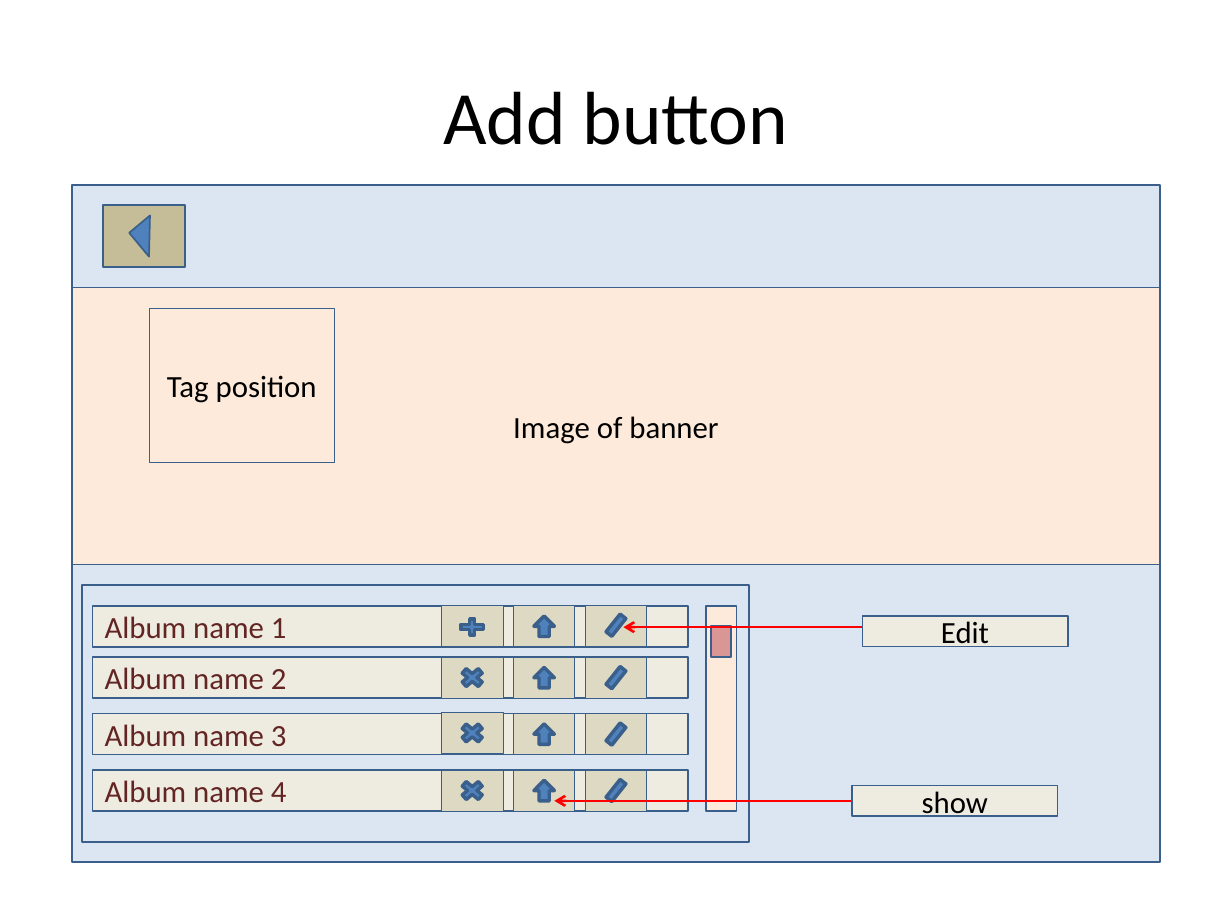
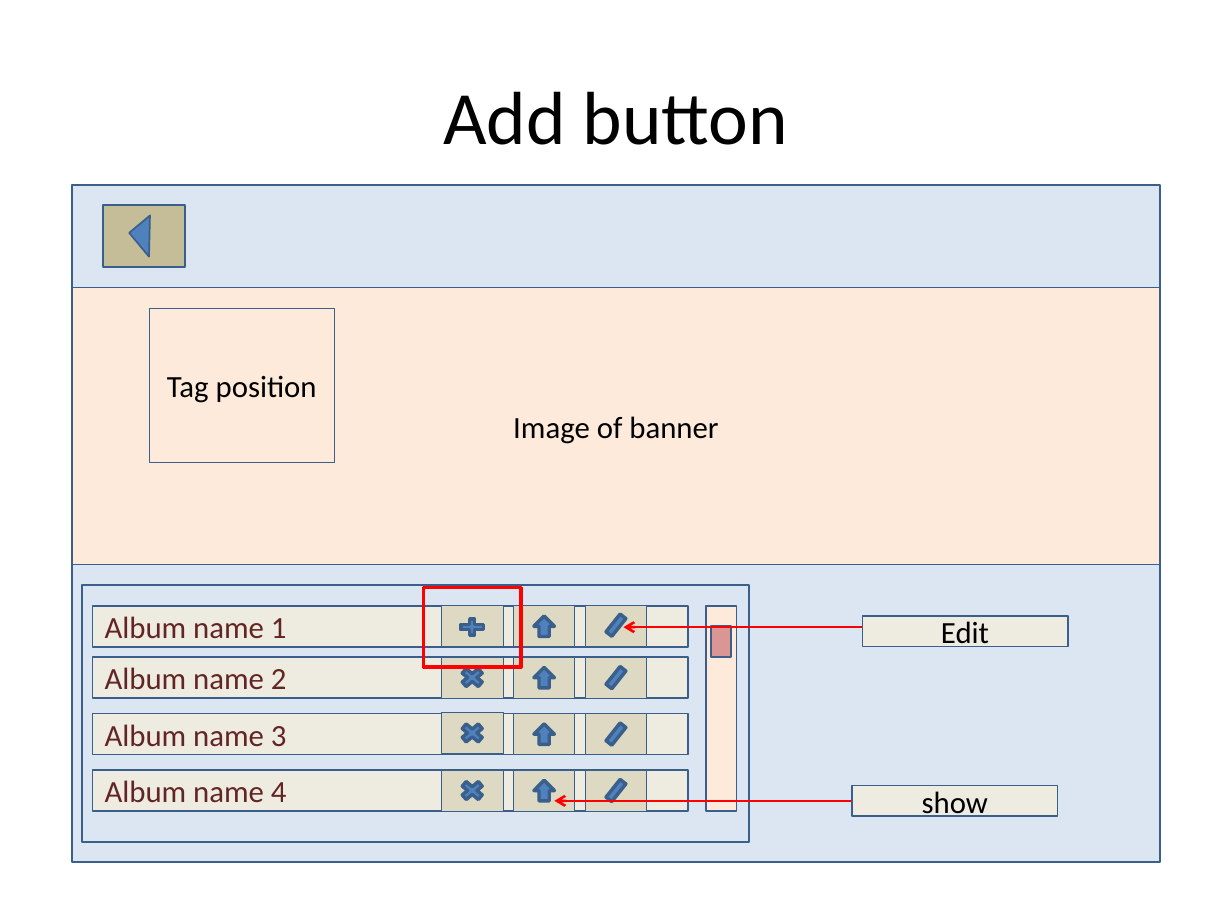
Before and after one commit to google-code-export/dau-gia-truc-tuyen-dhnl2, a slide deck: slide 11 of source/musicpage/Documents/Music page.pptx. Drawn at 1232x924 pixels with LibreOffice and Linux fonts; fonts in the diff are those of the drawing. Boxes give left, top, right and bottom in pixels: in the first picture for what was removed or moved away, otherwise in the second. Text is boxed around its words. In the diff, an @@ line names an element or a change of style, - is before the commit and + after.

```diff
--- a/source/musicpage/Documents/Music page.pptx
+++ b/source/musicpage/Documents/Music page.pptx
@@ rectangle added at bbox=[424, 588, 521, 668], outline #FF0000 2 pt @@
```
Also in this commit, not shown: 5 slides added.
